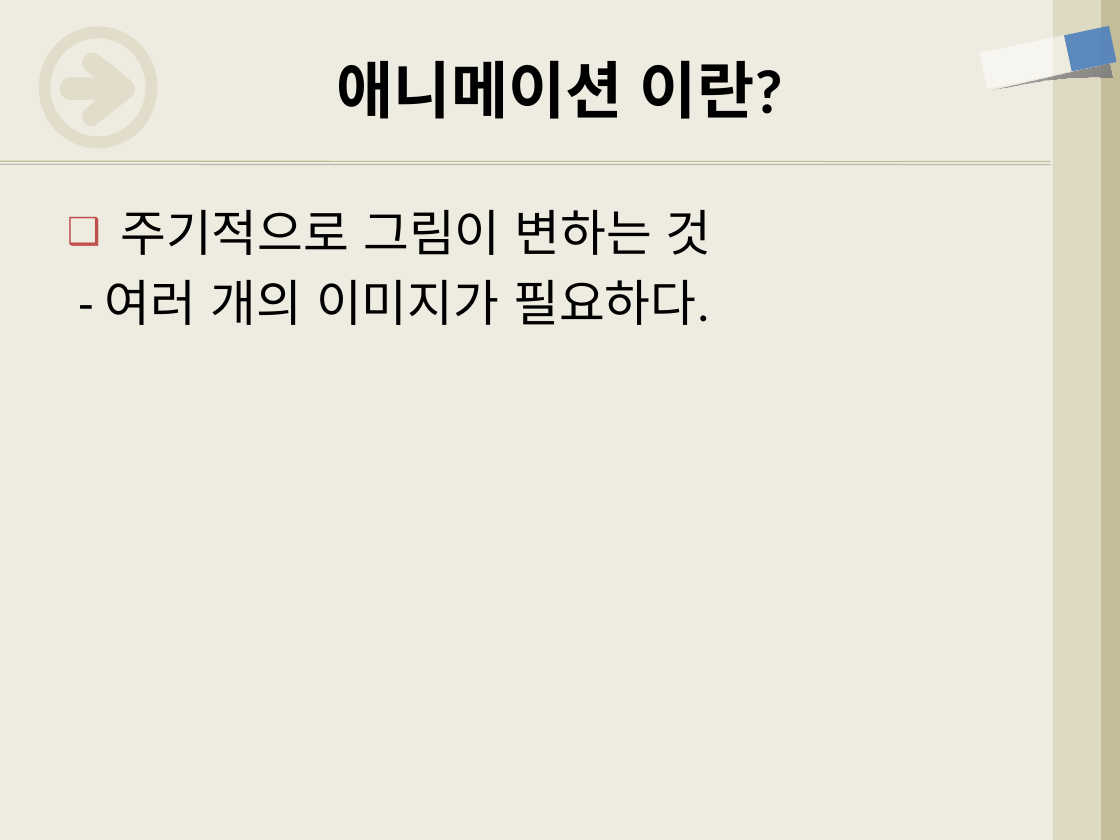
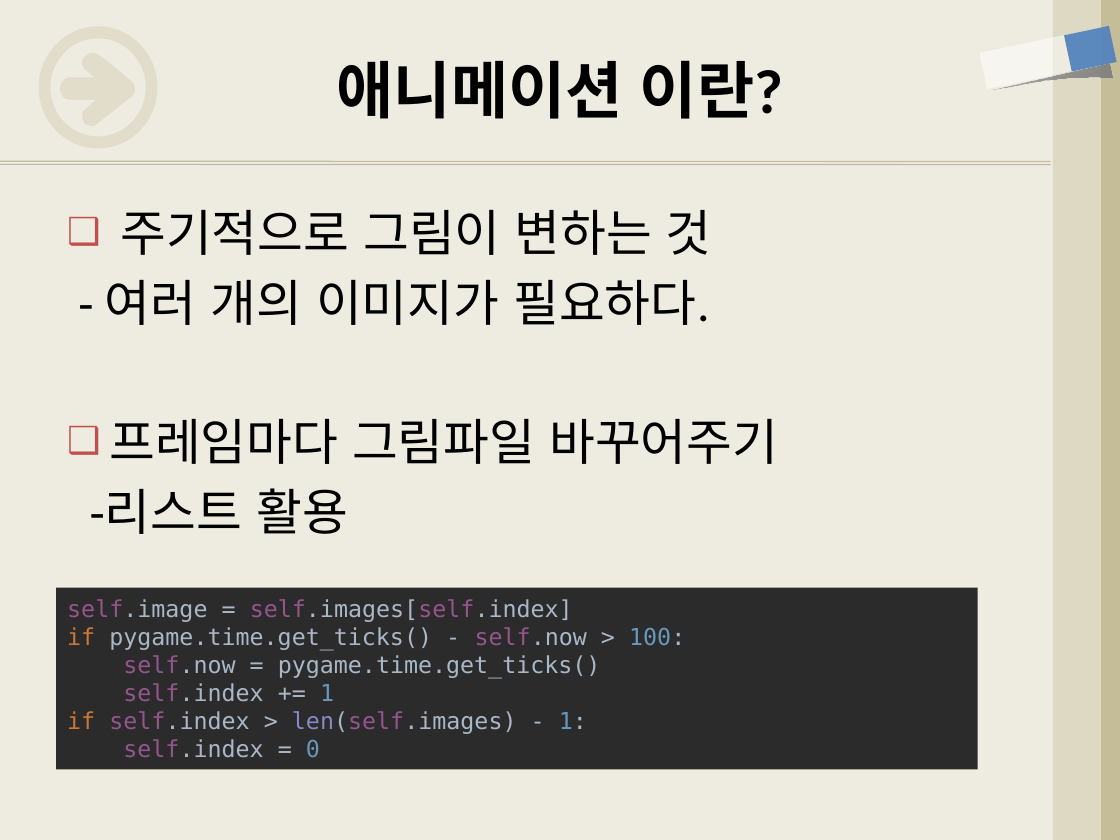
Before and after one commit to freshmea/weizman_python_class, a slide deck: slide 3 of textbook/파이썬5-4교시.pptx. Drawn at 1120x840 pixels with LibreOffice and Linux fonts; fonts in the diff are those of the drawing. Boxes give left, top, right and bottom in pixels: in the first picture for what was removed or moved away, otherwise in the second. Text is boxed around its words. In the diff, an @@ line names an element or a change of style, - is before the commit and + after.

```diff
--- a/textbook/파이썬5-4교시.pptx
+++ b/textbook/파이썬5-4교시.pptx
@@ text at (90, 419, 778, 534): paragraphs added @@
+❑ 프레임마다 그림파일 바꾸어주기
+-리스트 활용
@@ rectangle added at (56, 588, 978, 769), fill #2B2B2B, 15 pt, text #A9B7C6 @@
+self.image = self.images[self.index]
+if pygame.time.get_ticks() - self.now > 100:
+self.now = pygame.time.get_ticks()
+self.index += 1
+if self.index > len(self.images) - 1:
+self.index = 0
```
Also in this commit, not shown: 1 other slide changed, 4 slides added, 5 slides removed, 1 other file.
